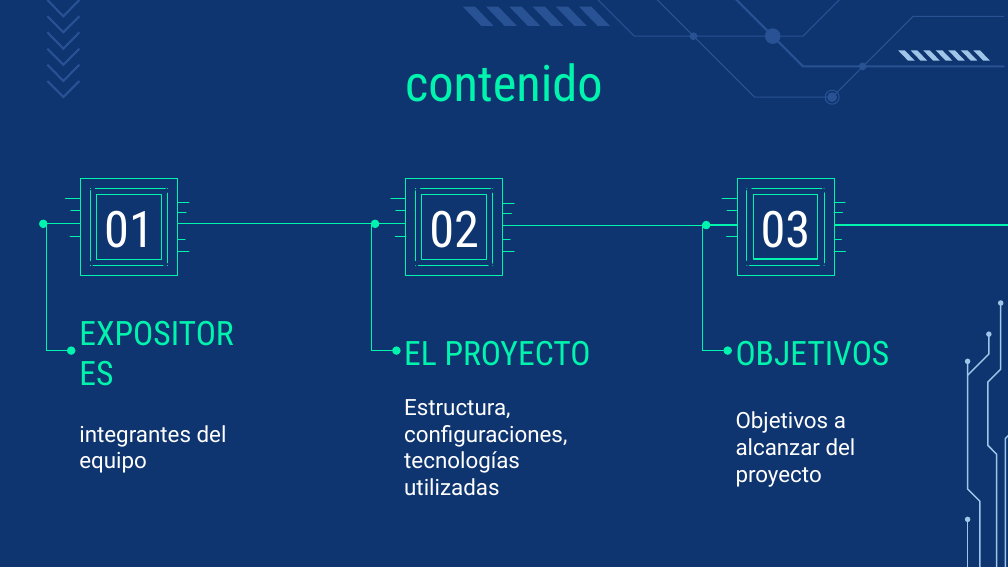
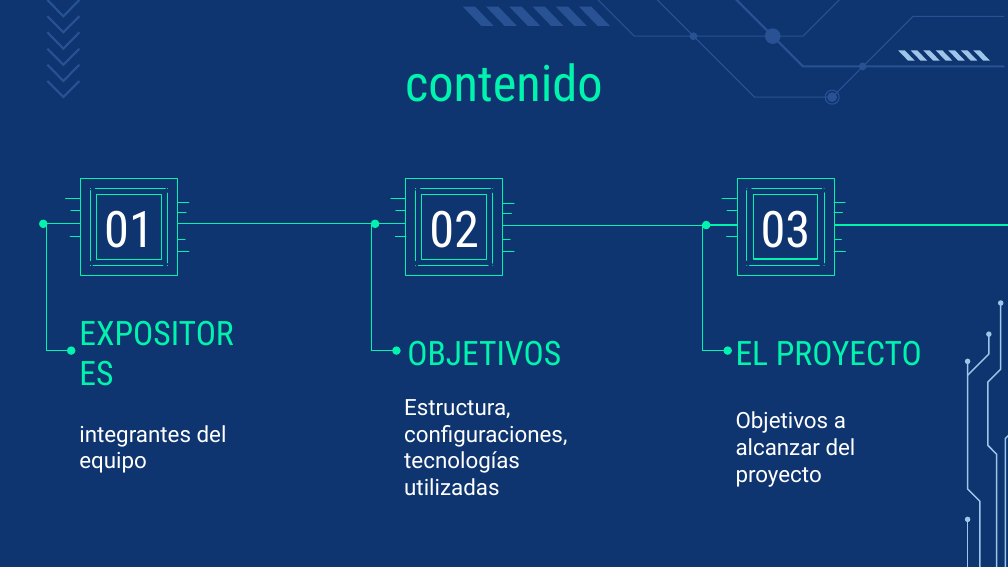
Before and after one commit to juanestebanalarcon/ServiciosTelematicos2022_1, a slide deck: slide 2 of Proyecto final/Proyecto final - Servicios Telemáticos 2022-1 _ Team Rocket.pptx. Drawn at 1008x567 pixels with LibreOffice and Linux fonts; fonts in the diff are those of the drawing. Boxes give left, top, right and bottom in pixels: in the first picture for what was removed or moved away, otherwise in the second. Text is boxed around its words. In the diff, an @@ line names an element or a change of style, - is before the commit and + after.

```diff
--- a/Proyecto final/Proyecto final - Servicios Telemáticos 2022-1 _ Team Rocket.pptx
+++ b/Proyecto final/Proyecto final - Servicios Telemáticos 2022-1 _ Team Rocket.pptx
@@ title "OBJETIVOS" moved from (x1=736, y1=341, x2=890, y2=366) to (x1=407, y1=341, x2=561, y2=366) @@
@@ title "EL PROYECTO" moved from (x1=404, y1=341, x2=591, y2=366) to (x1=736, y1=341, x2=922, y2=366) @@
```
Also in this commit, not shown: 7 other slides changed, 1 slide added, 1 other file.
